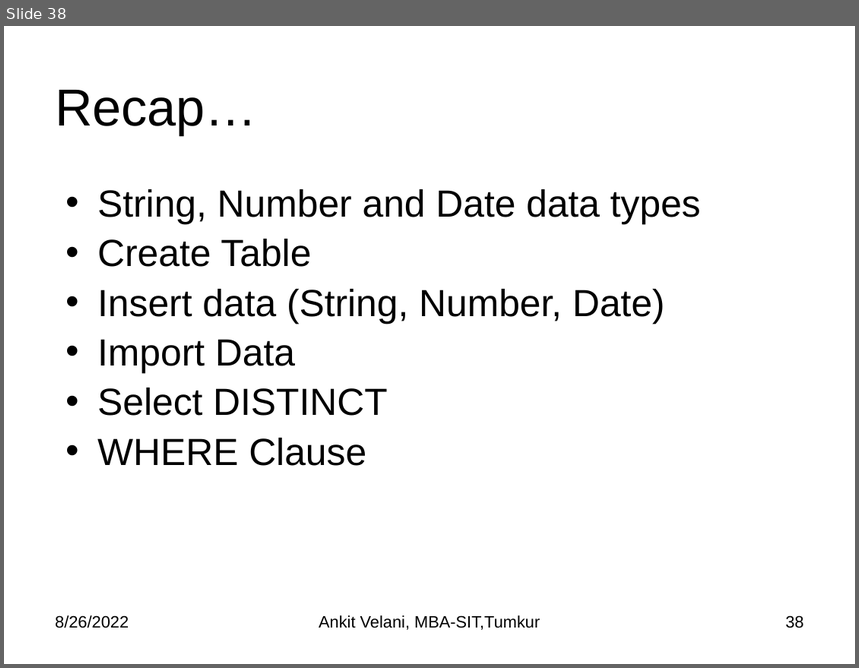
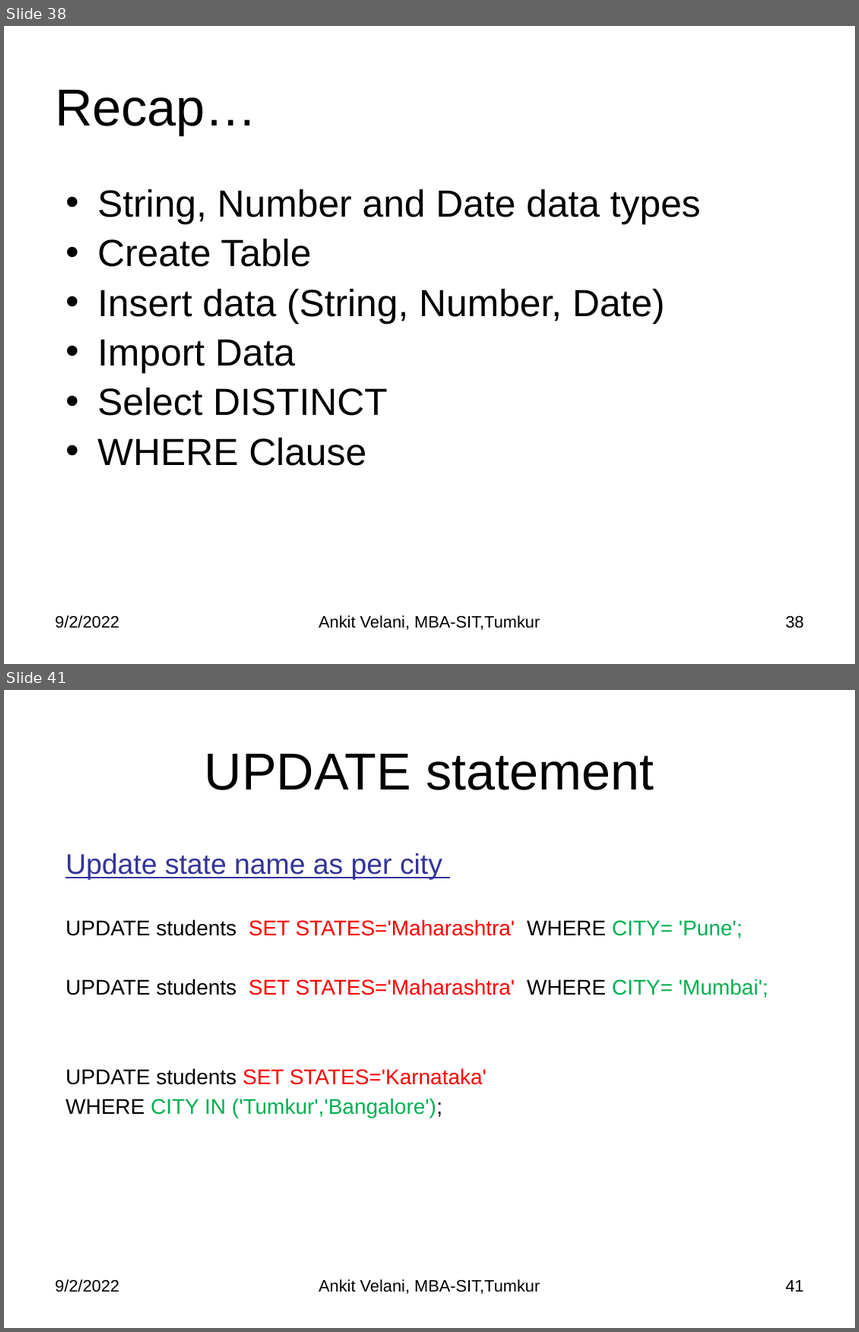
Before and after one commit to sitmbadept/sitmbadept.github.io, a slide deck: BDTM/SQL/Unit-2 MySQL.pptx. Shown one above the other, each under a label of ours: slide 38 before the commit, slides 38 and 41 after it; the slides between them are not shown. The pictures are 859x668 and 859x1332 pixels, drawn with LibreOffice and Linux fonts; fonts in the diff are those of the drawing. Boxes give left, top, right and bottom in pixels: in the first picture for what was removed or moved away, otherwise in the second. Text is boxed around its words. In the diff, an @@ line names an element or a change of style, - is before the commit and + after.

```diff
--- a/BDTM/SQL/Unit-2 MySQL.pptx
+++ b/BDTM/SQL/Unit-2 MySQL.pptx
@@ slide 41 added at bbox=[4, 690, 855, 1328], background #FFFFFF @@
@@ title added at bbox=[205, 754, 654, 790], 44 pt, text #000000 @@
+UPDATE statement
@@ text added at bbox=[66, 853, 769, 1118], 18 pt, text #FF0000 @@
+Update state name as per city
+UPDATE students SET STATES='Maharashtra' WHERE CITY= 'Pune';
+UPDATE students SET STATES='Maharashtra' WHERE CITY= 'Mumbai';
+UPDATE students SET STATES='Karnataka'
+WHERE CITY IN ('Tumkur','Bangalore');
@@ text added at bbox=[55, 1280, 120, 1293], 14 pt, text #000000 @@
+9/2/2022
@@ text added at bbox=[319, 1280, 540, 1294], 14 pt, text #000000 @@
+Ankit Velani, MBA-SIT,Tumkur
@@ page number added at bbox=[786, 1281, 804, 1292], 14 pt, text #000000 @@
+41
@@ slide 38 changed as well @@
@@ text at bbox=[55, 616, 120, 629]: text changed @@
-8/26/2022
+9/2/2022
```
Also in this commit, not shown: 36 other slides changed, 43 other slides added, 1 other file.
